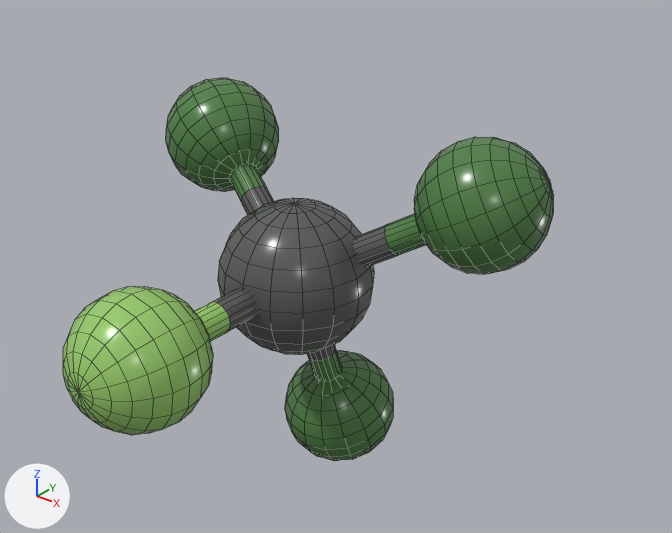
A saved change to the FBX model Assets/Models/Molecules/05_Clorofluorocarbono.fbx.
Before and after are seen from a camera (50 mm lens) standing at (7.05, -8.01, 5.3) and looking at (0.48, 0.21, 0.2). Lighting does not change. The marker at lower left points along +X, +Y and +Z. Mesh edges are drawn as thin lines.

Names of what the first picture shows: 'm_clorofuorocarburo'.
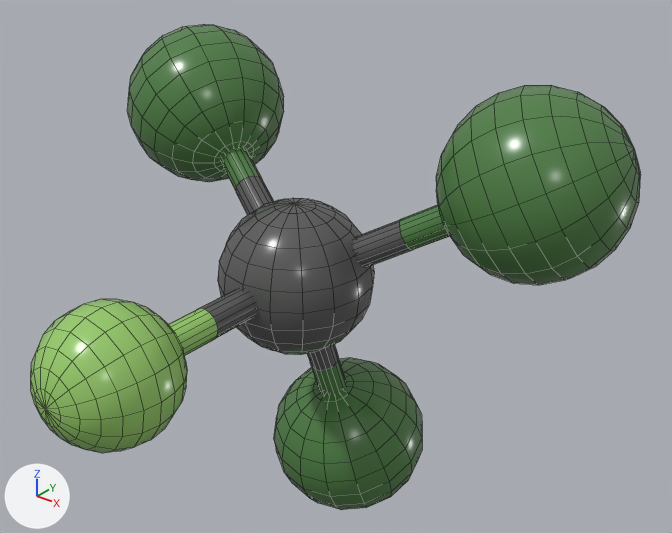
The change, as JSON lines over the scene's bpy script:
```json
{"block": "me_sphere_013", "where": "me_sphere_013.from_pydata(...)  # 1082 vertices, 1088 faces; spans x -2.91..2.91, y -3.4..1.69, z -3.24..2.01"}
{"block": "me_sphere_013", "where": "# used by ob_m_clorofuorocarburo; location = (0.0, 0.0, 0.0)"}
{"block": "me_sphere_013", "change": "me_sphere_013 part 1: the loose piece of 48 vertices spanning x -1.82..-0.45, y 0.05..0.91, z 0.16..1.16 is moved by (-0.16, 0.07, 0.09)"}
{"block": "me_sphere_013", "change": "me_sphere_013 part 2: the loose piece of 178 vertices spanning x -2.91..-1.32, y 0.09..1.69, z 0.43..2.01 is scaled about its middle by 1.41, then moved by (-0.53, 0.22, 0.31)"}
{"block": "me_sphere_013", "change": "me_sphere_013 part 3: the loose piece of 48 vertices spanning x 0.45..1.82, y 0.05..0.91, z 0.16..1.16 is moved by (0.16, 0.07, 0.09)"}
{"block": "me_sphere_013", "change": "me_sphere_013 part 4: the loose piece of 178 vertices spanning x 1.32..2.91, y 0.09..1.69, z 0.43..2.01 is scaled about its middle by 1.41, then moved by (0.53, 0.22, 0.31)"}
{"block": "me_sphere_013", "change": "me_sphere_013 part 5: the loose piece of 48 vertices spanning x -0.2..0.2, y 0.05..0.91, z -2.04..-0.59 is moved by (0.0, 0.07, -0.19)"}
{"block": "me_sphere_013", "change": "me_sphere_013 part 6: the loose piece of 178 vertices spanning x -0.8..0.8, y 0.09..1.69, z -3.24..-1.65 is scaled about its middle by 1.41, then moved by (0.0, 0.22, -0.61)"}
{"block": "me_sphere_013", "change": "me_sphere_013 part 7: the loose piece of 48 vertices spanning x -0.2..0.2, y -2.1..-0.7, z -0.2..0.2 is moved by (0.0, -0.2, 0.0)"}
{"block": "me_sphere_013", "change": "me_sphere_013 part 8: the loose piece of 178 vertices spanning x -0.8..0.8, y -3.4..-1.8, z -0.8..0.8 is moved by (0.0, -0.39, 0.0)"}
```

Changed parts and their boxes [x1, y1, x2, y2] in the pictures (672 x 533 px; the box of a moved part takes in the faces that stretch with it):
```json
{"object": "m_clorofuorocarburo", "change": "reshaped", "before": [63, 78, 554, 461], "after": [30, 24, 641, 510], "on screen": "24% wider, 27% taller"}
{"part": 1, "of": "me_sphere_013", "change": "moved or reshaped", "before": [229, 164, 274, 215], "after": [221, 147, 274, 215]}
{"part": 2, "of": "me_sphere_013", "change": "moved or reshaped", "before": [166, 78, 279, 192], "after": [127, 24, 284, 182]}
{"part": 3, "of": "me_sphere_013", "change": "moved or reshaped", "before": [353, 214, 426, 267], "after": [353, 205, 449, 267]}
{"part": 4, "of": "me_sphere_013", "change": "moved or reshaped", "before": [414, 137, 554, 274], "after": [436, 85, 641, 285]}
{"part": 5, "of": "me_sphere_013", "change": "moved or reshaped", "before": [307, 344, 342, 381], "after": [307, 344, 346, 396]}
{"part": 6, "of": "me_sphere_013", "change": "moved or reshaped", "before": [285, 350, 393, 461], "after": [274, 357, 422, 510]}
{"part": 7, "of": "me_sphere_013", "change": "moved or reshaped", "before": [195, 289, 256, 341], "after": [168, 289, 256, 356]}
{"part": 8, "of": "me_sphere_013", "change": "moved or reshaped", "before": [63, 286, 213, 435], "after": [30, 299, 187, 453]}
```
